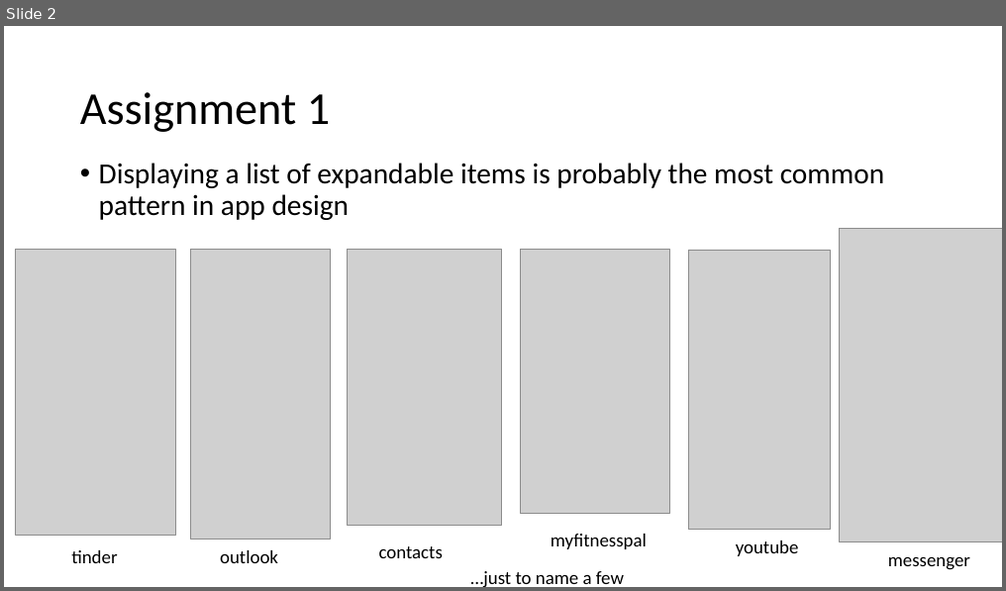
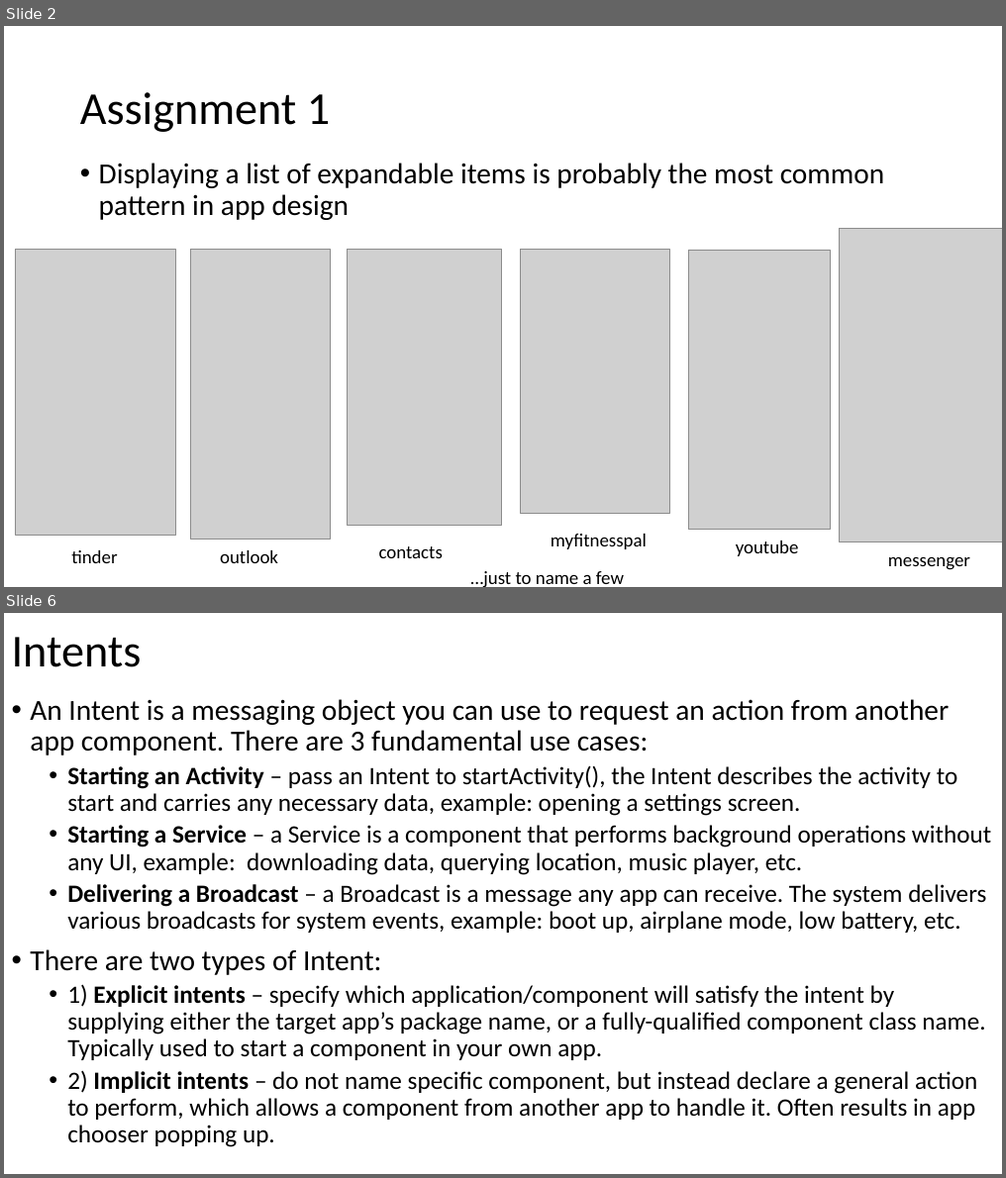
Before and after one commit to russellu/cs230, a slide deck: Lecture_05.pptx. Shown one above the other, each under a label of ours: slide 2 before the commit, slides 2 and 6 after it; the slides between them are not shown. The pictures are 1006x591 and 1006x1178 pixels, drawn with LibreOffice and Linux fonts; fonts in the diff are those of the drawing; grey boxes stand for pictures. Boxes give left, top, right and bottom in pixels: in the first picture for what was removed or moved away, otherwise in the second. Text is boxed around its words. In the diff, an @@ line names an element or a change of style, - is before the commit and + after.

```diff
--- a/Lecture_05.pptx
+++ b/Lecture_05.pptx
@@ slide 6 added at <box>4,613,1002,1174</box>, background #FFFFFF @@
@@ title added at <box>12,637,142,667</box>, 44 pt, text #000000 @@
+Intents
@@ text added at <box>30,699,991,1148</box>, 24 pt, text #000000 @@
+• An Intent is a messaging object you can use to request an action from another app component. There are 3 fundamental use cases:
+  • Starting an Activity – pass an Intent to startActivity(), the Intent describes the activity to start and carries any necessary data, example: opening a settings screen.
+  • Starting a Service – a Service is a component that performs background operations without any UI, example: downloading data, querying location, music player, etc.
+  • Delivering a Broadcast – a Broadcast is a message any app can receive. The system delivers various broadcasts for system events, example: boot up, airplane mode, low battery, etc.
+• There are two types of Intent:
+  • 1) Explicit intents – specify which application/component will satisfy the intent by supplying either the target app’s package name, or a fully-qualified component class name. Typically used to start a component in your own app.
+  • 2) Implicit intents – do not name specific component, but instead declare a general action to perform, which allows a component from another app to handle it. Often results in app chooser popping up.
```
Also in this commit, not shown: 4 slides changed, 3 other slides added, 1 slide removed, 4 other files.
